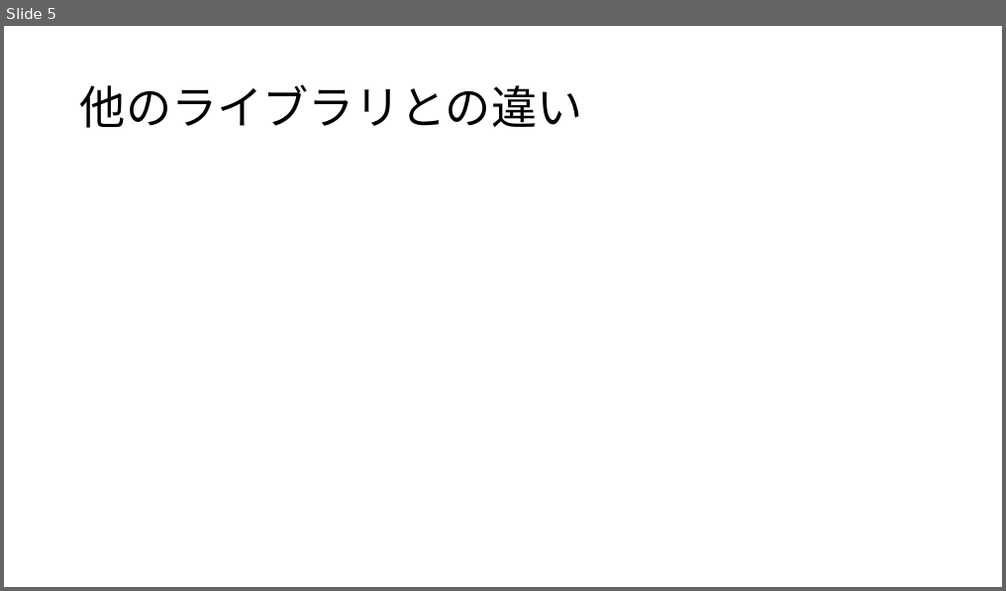
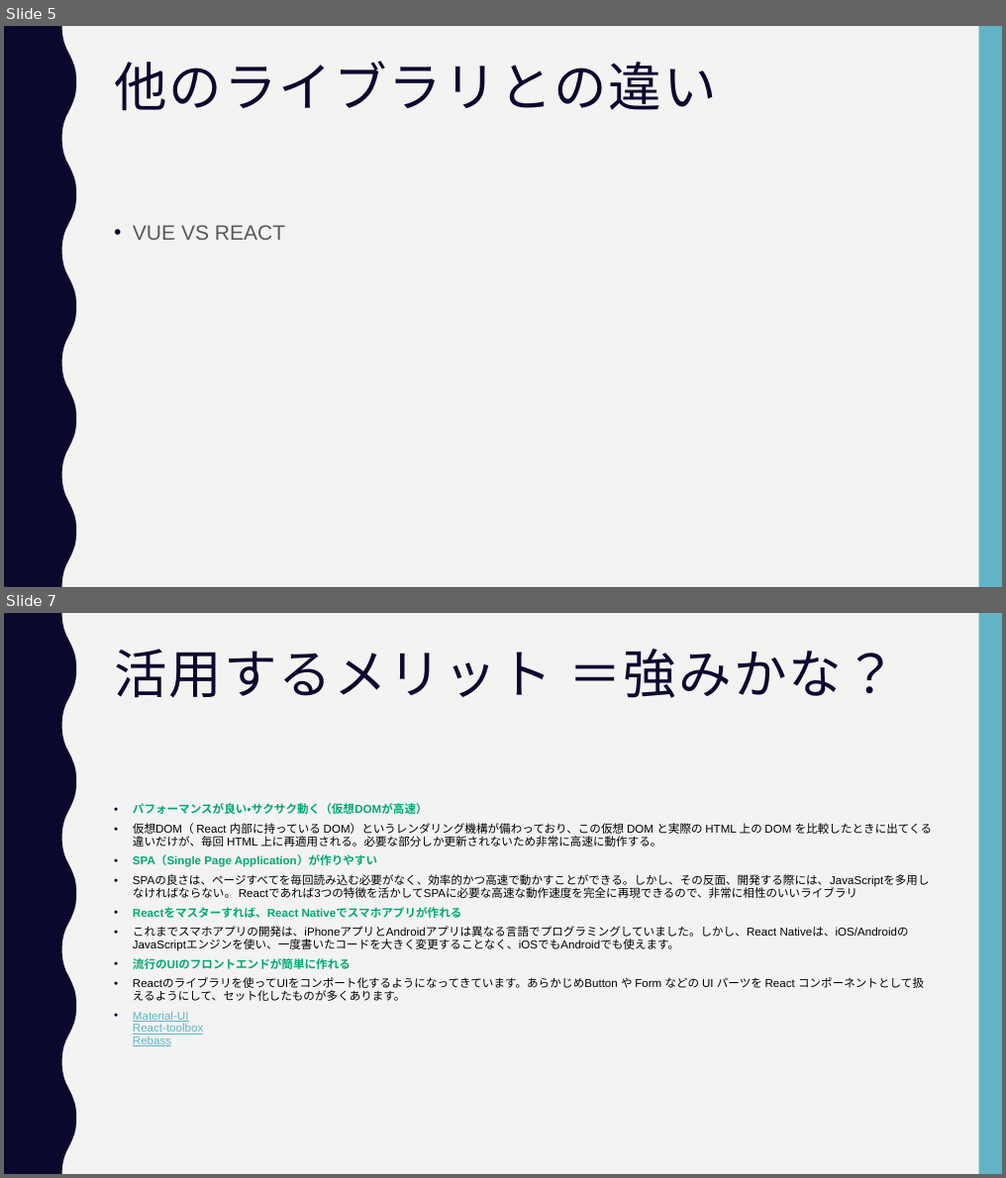
Before and after one commit to yo0o0oy/prac-program, a slide deck: javascript/react/mbo/summary.pptx. Shown one above the other, each under a label of ours: slide 5 before the commit, slides 5 and 7 after it; the slides between them are not shown. The pictures are 1006x591 and 1006x1178 pixels, drawn with LibreOffice and Linux fonts; fonts in the diff are those of the drawing. Boxes give left, top, right and bottom in pixels: in the first picture for what was removed or moved away, otherwise in the second. Text is boxed around its words. In the diff, an @@ line names an element or a change of style, - is before the commit and + after.

Commit message:
学習内容まとめ更新

```diff
--- a/javascript/react/mbo/summary.pptx
+++ b/javascript/react/mbo/summary.pptx
@@ slide 7 added at [4,613,1002,1174], background #F3F3F2; not listed: 2 template elements that a slide beside it also shows @@
@@ title added at [114,649,896,698], 51 pt, text #0B082E @@
+活用するメリット ＝強みかな？
@@ text added at [133,803,932,1047], 11 pt, text #000000 @@
+• パフォーマンスが良い・サクサク動く（仮想DOMが高速）
+• 仮想DOM（ React 内部に持っている DOM）というレンダリング機構が備わっており、この仮想 DOM と実際の HTML 上の DOM を比較したときに出てくる違いだけが、毎回 HTML 上に再適用される。必要な部分しか更新されないため非常に高速に動作する。
+• SPA（Single Page Application）が作りやすい
+• SPAの良さは、ページすべてを毎回読み込む必要がなく、効率的かつ高速で動かすことができる。しかし、その反面、開発する際には、JavaScriptを多用しなければならない。 Reactであれば3つの特徴を活かしてSPAに必要な高速な動作速度を完全に再現できるので、非常に相性のいいライブラリ
+• Reactをマスターすれば、React Nativeでスマホアプリが作れる
+• これまでスマホアプリの開発は、iPhoneアプリとAndroidアプリは異なる言語でプログラミングしていました。しかし、React Nativeは、iOS/AndroidのJavaScriptエンジンを使い、一度書いたコードを大きく変更することなく、iOSでもAndroidでも使えます。
+• 流行のUIのフロントエンドが簡単に作れる
+• Reactのライブラリを使ってUIをコンポート化するようになってきています。あらかじめButton や Form などの UI パーツを React コンポーネントとして扱えるようにして、セット化したものが多くあります。
+• Material-UI
+  React-toolbox
+  Rebass
@@ slide 5 changed as well @@
@@ background #FFFFFF to #F3F3F2 @@
@@ freeform shape added at [4,26,76,587], fill #0B082E @@
@@ rectangle added at [979,26,1002,587], fill #62B4C6 @@
@@ title "他のライブラリとの違い": place and size @@
-title "他のライブラリとの違い" at [80,84,583,128]
+title "他のライブラリとの違い" at [114,61,717,111]
@@ title "他のライブラリとの違い" at [114,61,717,111]: size 44 to 51 pt, font Noto Sans CJK JP to Roboto Condensed, text colour #000000 to #0B082E, letter spacing 0 to 2 pt; vertical alignment middle to top @@
@@ text added at [133,225,285,240], 20 pt, text #595959 @@
+• VUE VS REACT
```
Also in this commit, not shown: 4 other slides changed, 1 other slide added, 1 slide removed.
